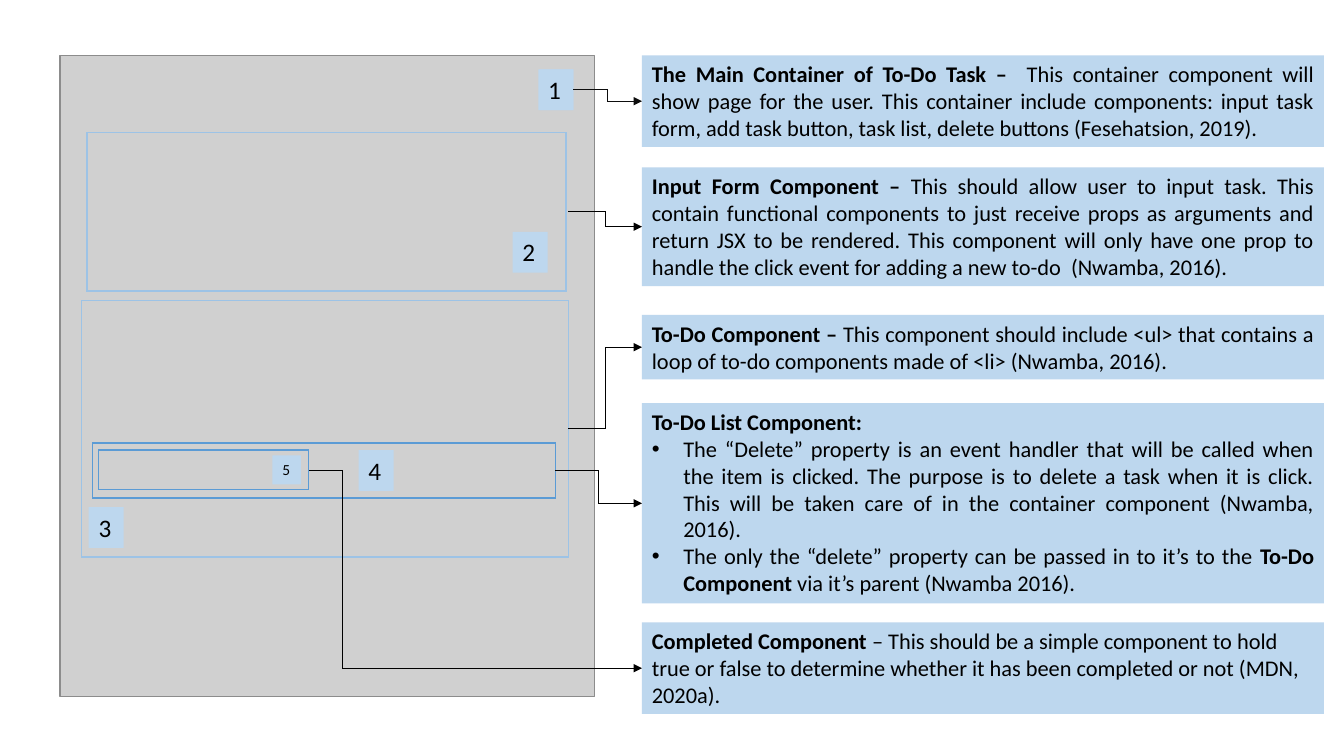
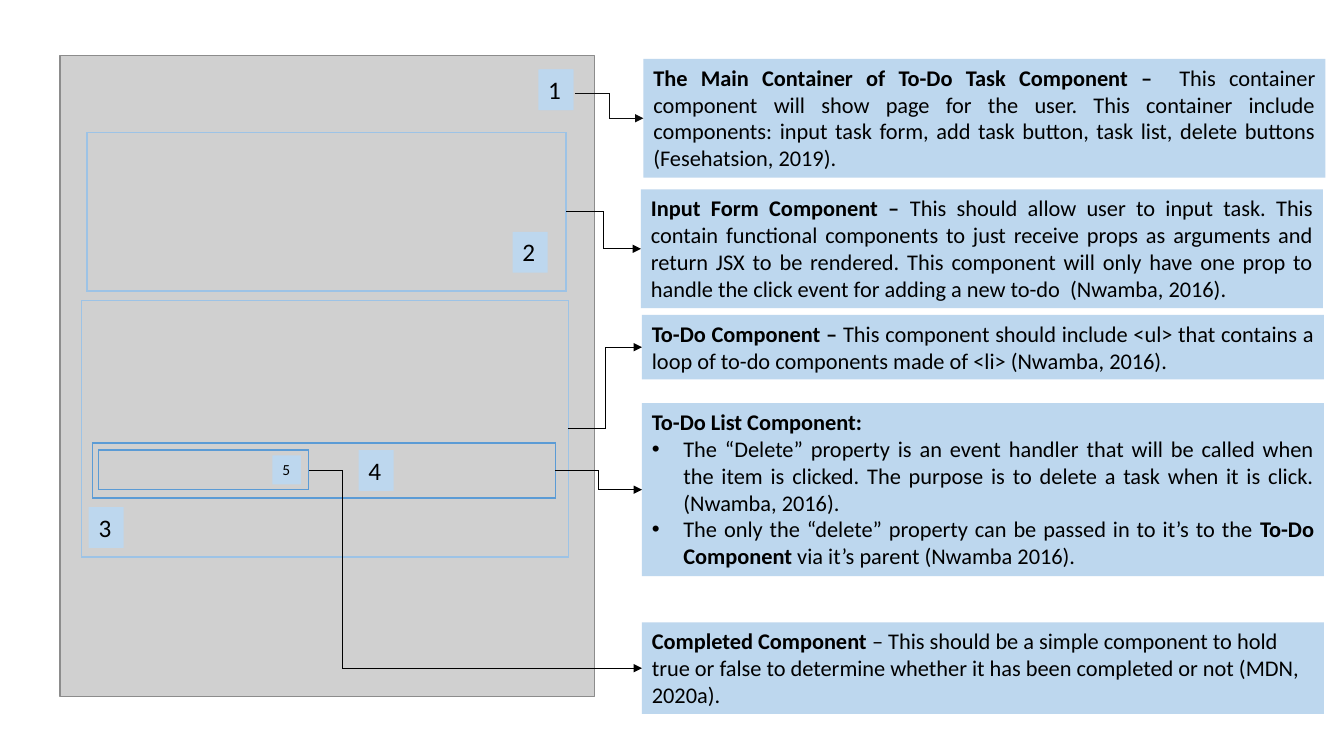
Before and after one commit to jia-von/react-app-planning-assignment, a slide deck: slide 2 of To-Do-App-Illustrations/React To-Do Planning Assignment.pptx. Drawn at 1344x756 pixels with LibreOffice and Linux fonts; fonts in the diff are those of the drawing; grey boxes stand for pictures. Boxes give left, top, right and bottom in pixels: in the first picture for what was removed or moved away, otherwise in the second. Text is boxed around its words. In the diff, an @@ line names an element or a change of style, - is before the commit and + after.

```diff
--- a/To-Do-App-Illustrations/React To-Do Planning Assignment.pptx
+++ b/To-Do-App-Illustrations/React To-Do Planning Assignment.pptx
@@ rectangle "The Main Container of To-Do ..." resized from (x1=642, y1=55, x2=1325, y2=147) to (x1=643, y1=58, x2=1326, y2=177) @@
@@ text in rectangle at (x1=653, y1=70, x2=1315, y2=169): text changed @@
-The Main Container of To-Do Task – This container component will show page for the user. This container include components: input task form, add task button, task list, delete buttons (Fesehatsion, 2019).
+The Main Container of To-Do Task Component – This container component will show page for the user. This container include components: input task form, add task button, task list, delete buttons (Fesehatsion, 2019).
@@ elbow arrow moved from (574, 90) - (642, 101) to (575, 93) - (643, 118) @@
@@ rectangle "Input Form Component – This ..." moved from (x1=642, y1=167, x2=1325, y2=286) to (x1=641, y1=190, x2=1324, y2=309) @@
@@ elbow arrow moved from (569, 211) - (642, 227) to (567, 212) - (641, 249) @@
@@ rectangle "To-Do List Component:" resized from (x1=642, y1=403, x2=1325, y2=604) to (x1=642, y1=403, x2=1325, y2=577) @@
@@ text in rectangle at (x1=683, y1=441, x2=1314, y2=514): text changed @@
-• The “Delete” property is an event handler that will be called when the item is clicked. The purpose is to delete a task when it is click. This will be taken care of in the container component (Nwamba, 2016).
+• The “Delete” property is an event handler that will be called when the item is clicked. The purpose is to delete a task when it is click. (Nwamba, 2016).
@@ elbow arrow moved from (556, 471) - (642, 503) to (556, 471) - (642, 490) @@
```
Also in this commit, not shown: 4 other slides changed, 1 slide added, 3 other files.
